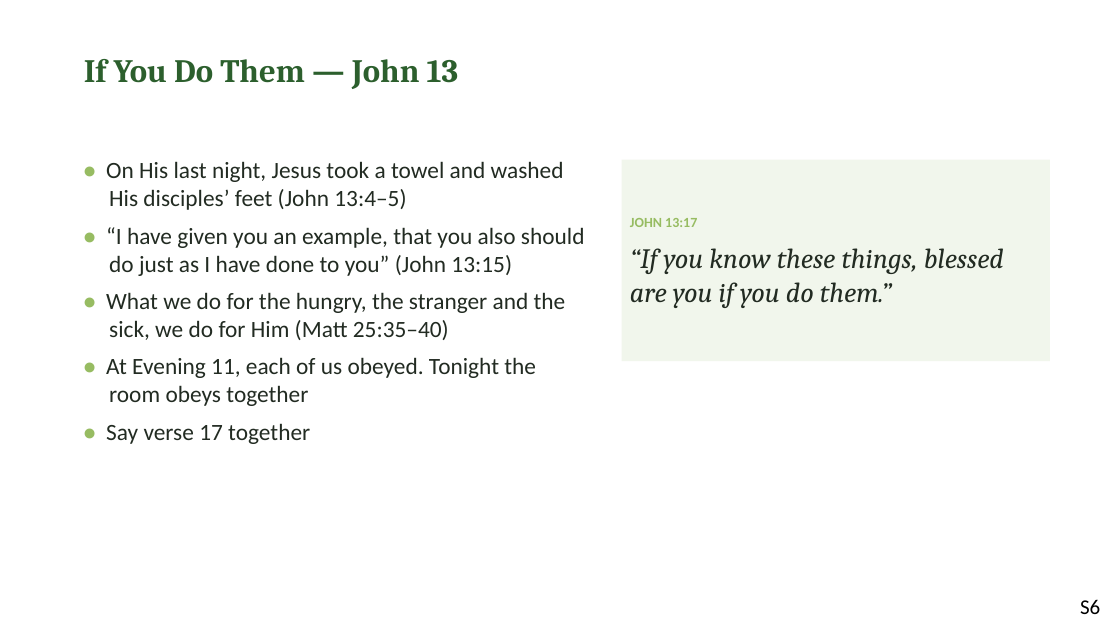
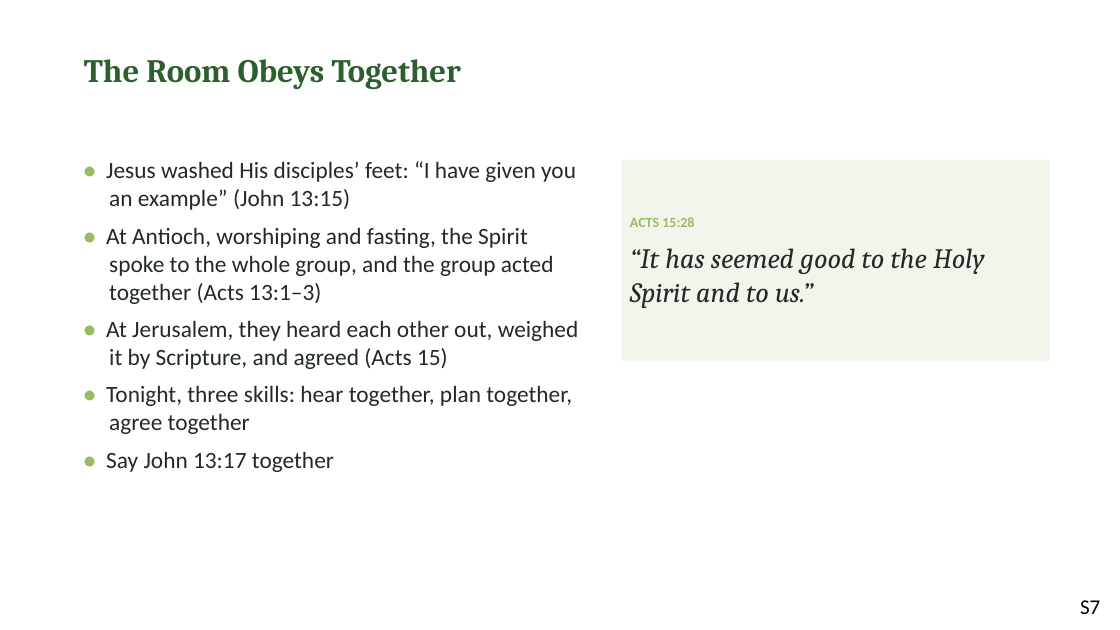
Before and after one commit to jgtittle-ministries/fellowship-of-the-heart-pilot-at-cca-dev, a slide deck: slide 7 of _implementation-notes/evening-series/FotH Evening Session 13a Slides DRAFT v1.pptx (slide 6 before the commit). Drawn at 1120x630 pixels with LibreOffice and Linux fonts; fonts in the diff are those of the drawing. Boxes give left, top, right and bottom in pixels: in the first picture for what was removed or moved away, otherwise in the second. Text is boxed around its words. In the diff, an @@ line names an element or a change of style, - is before the commit and + after.

```diff
--- a/_implementation-notes/evening-series/FotH Evening Session 13a Slides DRAFT v1.pptx
+++ b/_implementation-notes/evening-series/FotH Evening Session 13a Slides DRAFT v1.pptx
@@ text at box(84, 59, 462, 89): text changed @@
-If You Do Them — John 13
+The Room Obeys Together
@@ text at box(106, 161, 579, 472): text changed @@
-• On His last night, Jesus took a towel and washed His disciples’ feet (John 13:4–5)
-• “I have given you an example, that you also should do just as I have done to you” (John 13:15)
-• What we do for the hungry, the stranger and the sick, we do for Him (Matt 25:35–40)
-• At Evening 11, each of us obeyed. Tonight the room obeys together
-• Say verse 17 together
+• Jesus washed His disciples’ feet: “I have given you an example” (John 13:15)
+• At Antioch, worshiping and fasting, the Spirit spoke to the whole group, and the group acted together (Acts 13:1–3)
+• At Jerusalem, they heard each other out, weighed it by Scripture, and agreed (Acts 15)
+• Tonight, three skills: hear together, plan together, agree together
+• Say John 13:17 together
@@ text in rectangle at box(630, 217, 985, 308): text changed @@
-JOHN 13:17
-“If you know these things, blessed are you if you do them.”
+ACTS 15:28
+“It has seemed good to the Holy Spirit and to us.”
@@ text at box(1080, 600, 1100, 614): text changed @@
-S6
+S7
```
Also in this commit, not shown: 11 other slides changed, 3 slides added, 28 other files.
